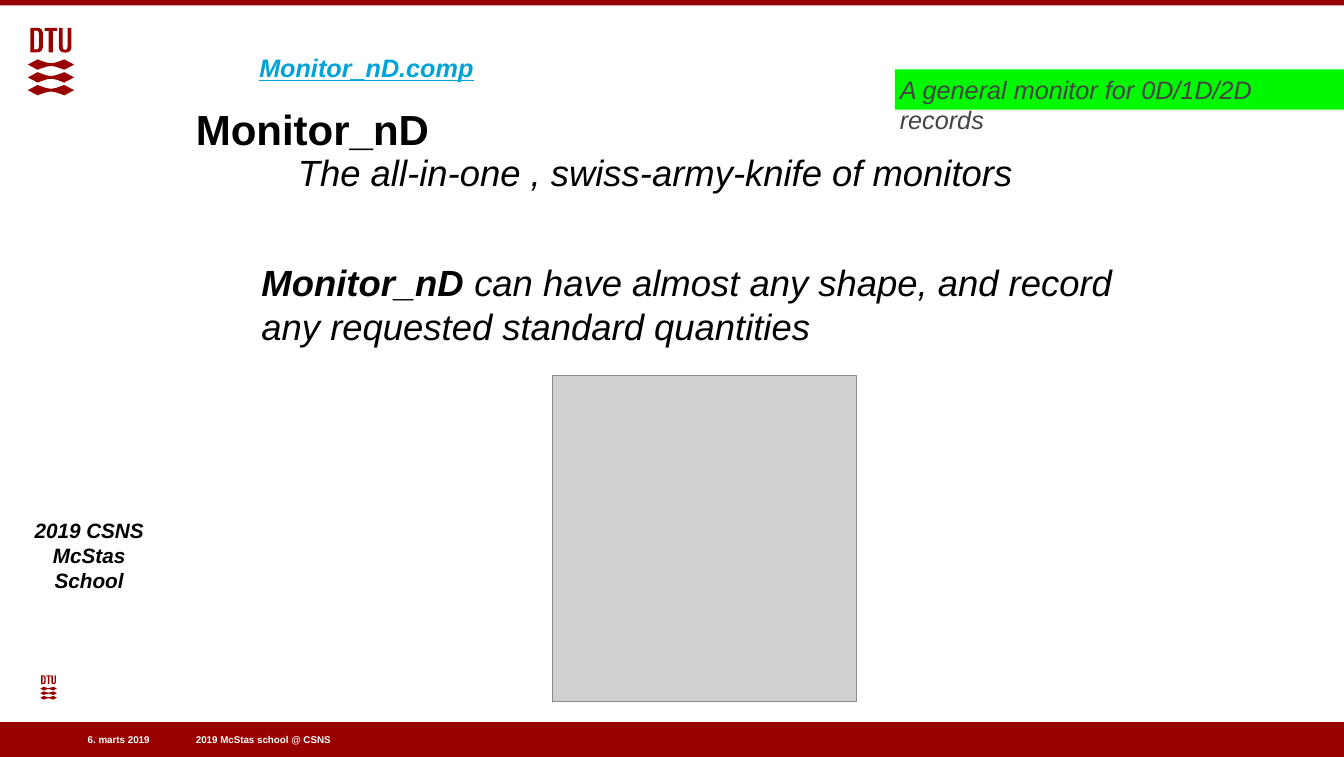
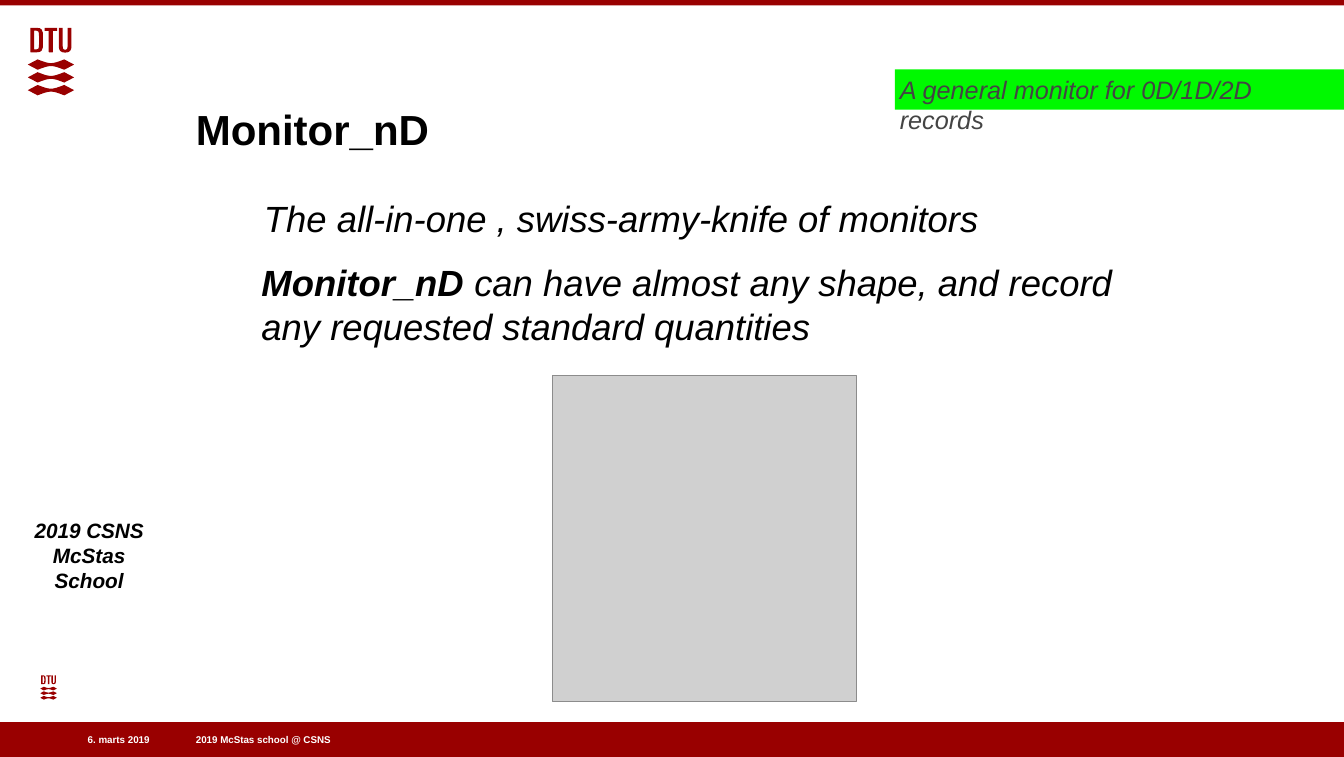
Before and after one commit to eddymaoui/Schools, a slide deck: slide 30 of CSNS_March_2019/1_Monday_March_25th/2_Sources_and_Monitors_2.odp. Drawn at 1344x757 pixels with LibreOffice and Linux fonts; fonts in the diff are those of the drawing; grey boxes stand for pictures; background and template pictures are left out. Boxes give left, top, right and bottom in pixels: in the first picture for what was removed or moved away, otherwise in the second. Text is boxed around its words. In the diff, an @@ line names an element or a change of style, - is before the commit and + after.

```diff
--- a/CSNS_March_2019/1_Monday_March_25th/2_Sources_and_Monitors_2.odp
+++ b/CSNS_March_2019/1_Monday_March_25th/2_Sources_and_Monitors_2.odp
@@ text removed at (259,58,473,83) @@
-Monitor_nD.comp
@@ text "The all-in-one , swiss-army-knife of ...": place and size @@
-text "The all-in-one , swiss-army-knife of ..." at (298,159,1013,193)
+text "The all-in-one , swiss-army-knife of ..." at (264,205,979,239)
```
Also in this commit, not shown: 1 slide added, 1 other file.
